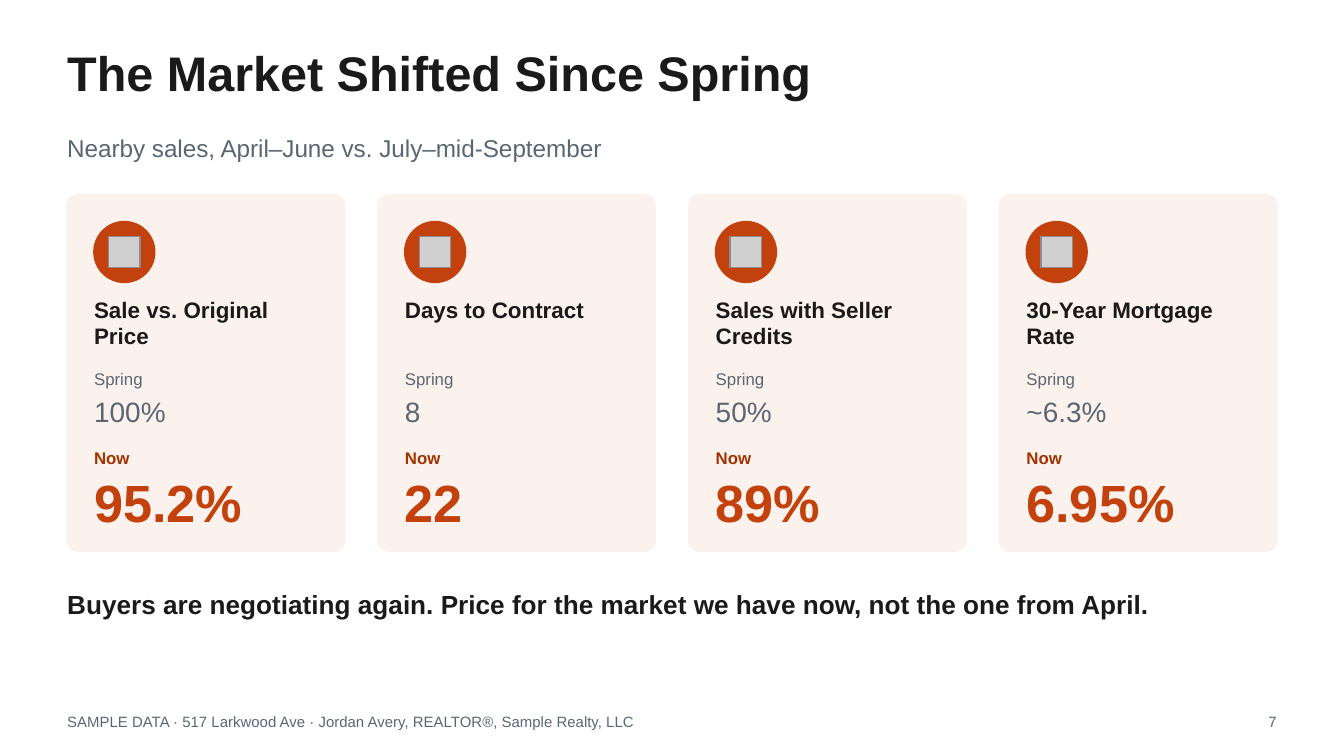
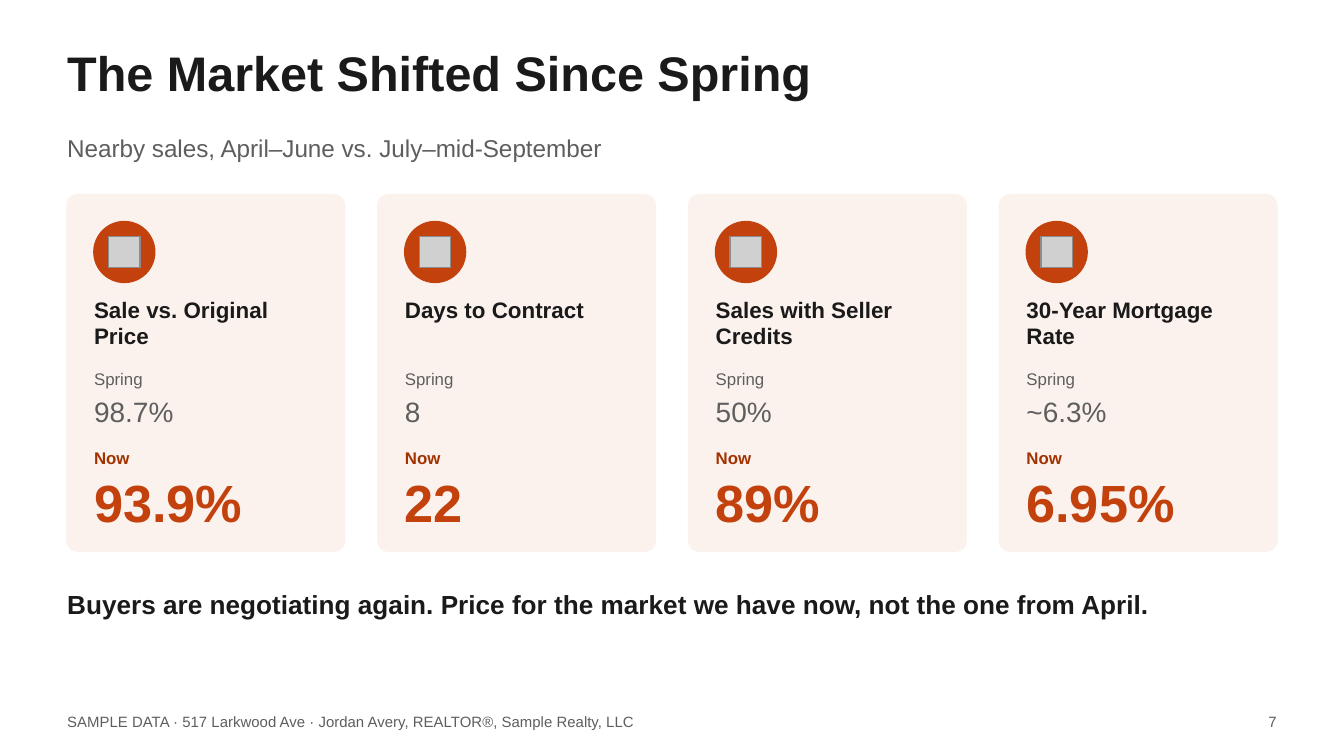
Before and after one commit to axelrivera/real-estate-skills, a slide deck: slide 7 of samples/seller-cma/517-Larkwood-Ave-Listing-Presentation.pptx. Drawn at 1344x756 pixels with LibreOffice and Linux fonts; fonts in the diff are those of the drawing; grey boxes stand for pictures. Boxes give left, top, right and bottom in pixels: in the first picture for what was removed or moved away, otherwise in the second. Text is boxed around its words. In the diff, an @@ line names an element or a change of style, - is before the commit and + after.

```diff
--- a/samples/seller-cma/517-Larkwood-Ave-Listing-Presentation.pptx
+++ b/samples/seller-cma/517-Larkwood-Ave-Listing-Presentation.pptx
@@ text at (x1=94, y1=402, x2=173, y2=423): text changed; text colour #5A6672 to #5E5E5E @@
-100%
+98.7%
@@ text at (x1=94, y1=485, x2=242, y2=523): text changed @@
-95.2%
+93.9%
@@ text colour #5A6672 to #5E5E5E in 10 elements at (x1=67, y1=139, x2=601, y2=162), (x1=94, y1=373, x2=143, y2=389), (x1=405, y1=373, x2=454, y2=389), (x1=405, y1=402, x2=421, y2=423), (x1=716, y1=373, x2=765, y2=389), (x1=716, y1=402, x2=772, y2=423), (x1=1026, y1=373, x2=1075, y2=389), (x1=1026, y1=402, x2=1106, y2=423), (x1=67, y1=716, x2=633, y2=730), (x1=1268, y1=716, x2=1276, y2=727) @@
```
Also in this commit, not shown: 12 other slides changed, 9 other files.
